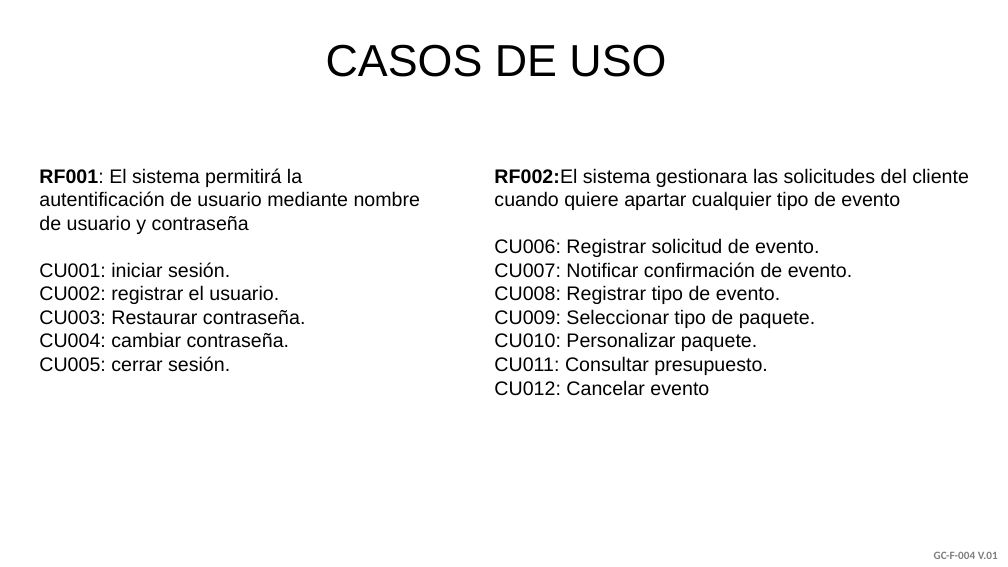
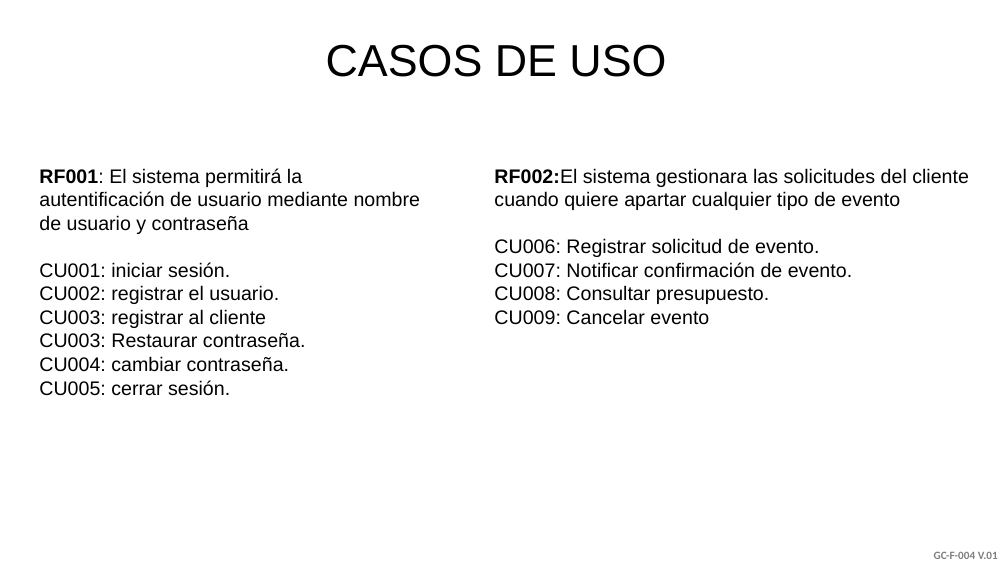
Before and after one commit to JsMorales03/ADSI, a slide deck: slide 14 of Casa de eventos.pptx (slide 13 before the commit). Drawn at 1008x567 pixels with LibreOffice and Linux fonts; fonts in the diff are those of the drawing; background and template pictures are left out. Boxes give left, top, right and bottom in pixels: in the first picture for what was removed or moved away, otherwise in the second. Text is boxed around its words. In the diff, an @@ line names an element or a change of style, - is before the commit and + after.

```diff
--- a/Casa de eventos.pptx
+++ b/Casa de eventos.pptx
@@ text at <box>494,285,769,325</box>: text changed @@
-CU008: Registrar tipo de evento.
-CU009: Seleccionar tipo de paquete.
-CU010: Personalizar paquete.
-CU011: Consultar presupuesto.
-CU012: Cancelar evento
+CU008: Consultar presupuesto.
+CU009: Cancelar evento
@@ text at <box>39,309,266,328</box>: paragraph added @@
+CU003: registrar al cliente
```
Also in this commit, not shown: 7 other slides changed, 1 slide added, 1 other file.
